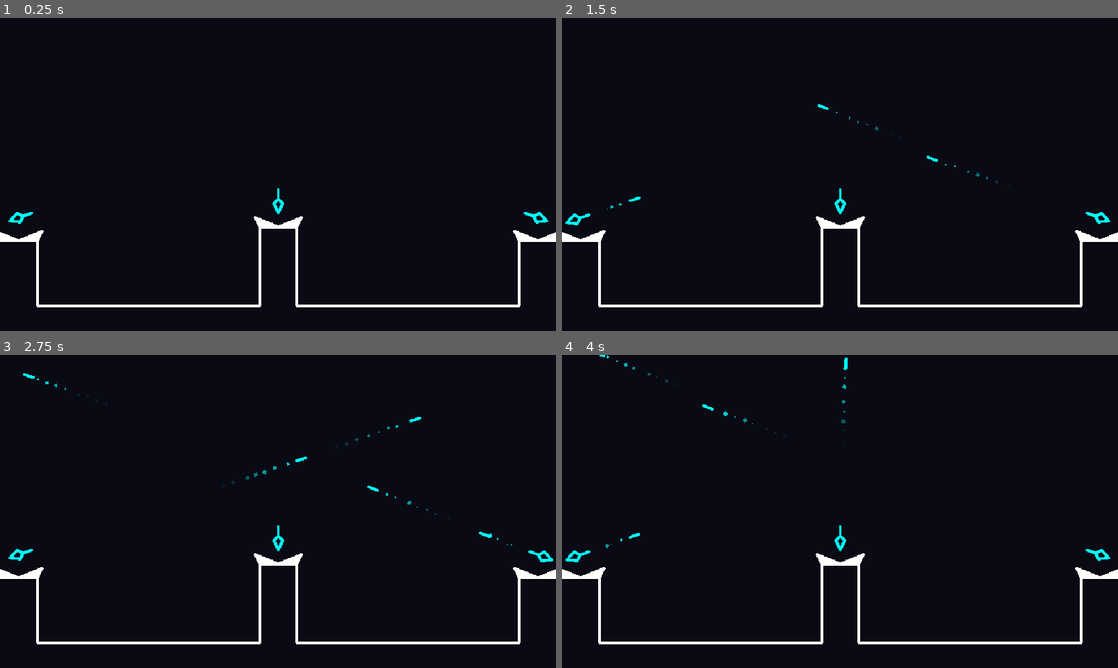
Above: before the commit, frames 1-4 (two rows, left to right).
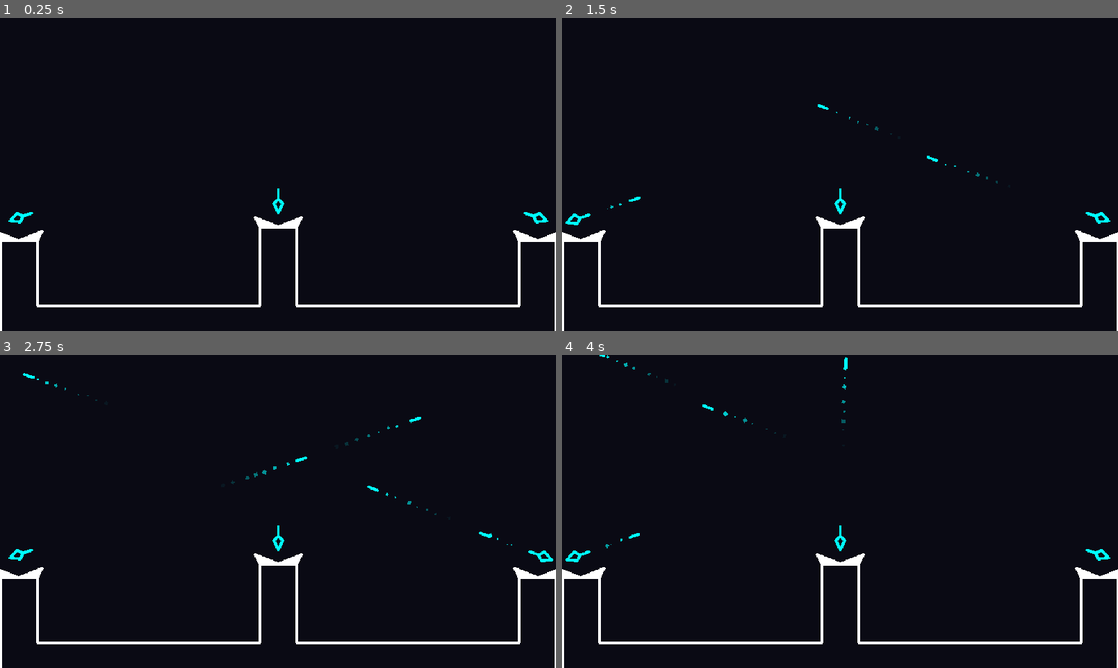
Above: after the commit, the same moments.

Repository: Paraldos/retro-stars
Game: Godot game, scene res://strato_defense/strato_defense.tscn
The game is run twice, just before and just after one commit, with the same random seed, the same clock (stepped at 60 frames per second) and the same inputs.
Inputs:
- Up to frame 1 (0.25 s): no input
- Up to frame 2 (1.5 s): tap Enter at 0.5 s; hold D (right) 0.53-1.28 s; hold A (left) from 1.28 s (still down)
- Up to frame 3 (2.75 s): release A (left) at 2.03 s; hold D (right) from 2.03 s (still down)
- Up to frame 4 (4 s): release D (right) at 2.78 s; hold Up (up) 2.78-3.53 s; hold A (left) from 3.53 s (still down)

The runs differ from the first frame. In frame 1, 0.2% of the frame differs, in the area x 0-100%, y 71-100%; in frame 2, 0.2%; in frame 3, 0.2%; in frame 4, 0.2%.

Commit message:
refined level

Diff:
--- /dev/null
+++ b/strato_defense/level/level.gd
@@ -0,0 +1,7 @@
+extends StaticBody2D
+
+@onready var collision_polygon_2d: CollisionPolygon2D = $CollisionPolygon2D
+@onready var line: Line2D = $Line
+
+func _ready() -> void:
+	line.points = collision_polygon_2d.polygon
--- /dev/null
+++ b/strato_defense/level/level.tscn
@@ -0,0 +1,17 @@
+[gd_scene load_steps=2 format=3 uid="uid://8gcq6h5iy6pp"]
+
+[ext_resource type="Script" uid="uid://7eujbu8bsf8f" path="res://strato_defense/level/level.gd" id="1_6paqo"]
+
+[node name="Level" type="StaticBody2D"]
+script = ExtResource("1_6paqo")
+
+[node name="CollisionPolygon2D" type="CollisionPolygon2D" parent="."]
+polygon = PackedVector2Array(0, 336, 64, 336, 64, 448, 448, 448, 448, 312, 512, 312, 512, 448, 896, 448, 896, 336, 960, 336, 960, 496, 0, 496)
+
+[node name="Line" type="Line2D" parent="."]
+closed = true
+width = 5.0
+joint_mode = 1
+begin_cap_mode = 2
+end_cap_mode = 2
+metadata/_edit_lock_ = true
--- a/strato_defense/strato_defense.tscn
+++ b/strato_defense/strato_defense.tscn
@@ -1,7 +1,8 @@
-[gd_scene load_steps=4 format=3 uid="uid://dqh3pydl6x7xg"]
+[gd_scene load_steps=5 format=3 uid="uid://dqh3pydl6x7xg"]
 
 [ext_resource type="PackedScene" uid="uid://d2rnxi0f7fa63" path="res://strato_defense/gun/main_gun.tscn" id="1_5khlk"]
 [ext_resource type="Script" uid="uid://bwanfcewuyagy" path="res://strato_defense/strato_defense.gd" id="1_mwui4"]
+[ext_resource type="PackedScene" uid="uid://8gcq6h5iy6pp" path="res://strato_defense/level/level.tscn" id="2_yah1x"]
 
 [sub_resource type="SegmentShape2D" id="SegmentShape2D_mwui4"]
 b = Vector2(0, 512)
@@ -17,19 +18,8 @@
 grow_vertical = 2
 color = Color(0.0392157, 0.0392157, 0.0784314, 1)
 
-[node name="Level" type="StaticBody2D" parent="."]
+[node name="Level" parent="." instance=ExtResource("2_yah1x")]
 position = Vector2(0, 48)
-
-[node name="CollisionPolygon2D" type="CollisionPolygon2D" parent="Level"]
-polygon = PackedVector2Array(0, 336, 64, 336, 64, 448, 448, 448, 448, 312, 512, 312, 512, 448, 896, 448, 896, 336, 960, 336, 960, 496, 0, 496)
-
-[node name="Line" type="Line2D" parent="Level"]
-points = PackedVector2Array(0, 336, 64, 336, 64, 448, 448, 448, 448, 312, 512, 312, 512, 448, 896, 448, 896, 336, 960, 336)
-width = 5.0
-joint_mode = 1
-begin_cap_mode = 2
-end_cap_mode = 2
-metadata/_edit_lock_ = true
 
 [node name="Borders" type="Area2D" parent="."]
 collision_mask = 0
@@ -81,3 +71,5 @@
 position = Vector2(1090, 80)
 
 [connection signal="timeout" from="SpawnTimer" to="." method="_on_spawn_timer_timeout"]
+
+[editable path="Level"]
Not shown, added: strato_defense/level/level.gd.uid
